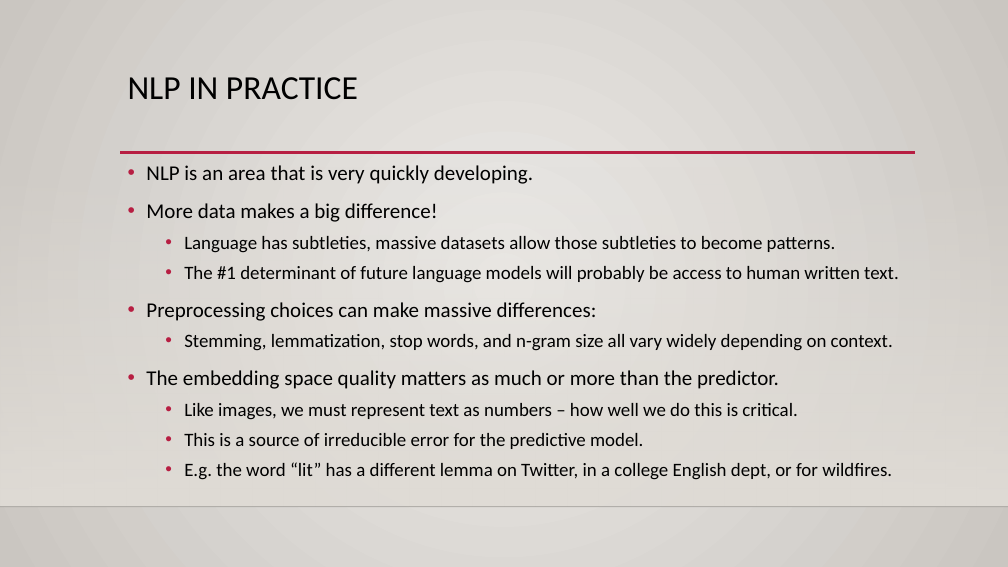
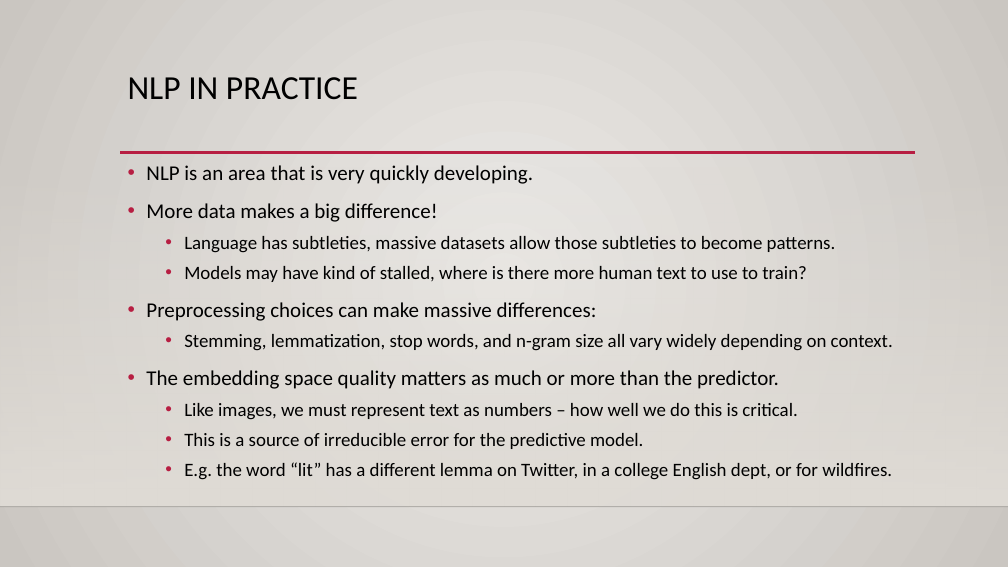
Before and after one commit to AkeemSemperDataScience/Intro_to_Machine_Learning_Students, a slide deck: slide 43 of reference_content/Slides/NLP_2.pptx (slide 35 before the commit). Drawn at 1008x567 pixels with LibreOffice and Linux fonts; fonts in the diff are those of the drawing; background and template pictures are left out. Boxes give left, top, right and bottom in pixels: in the first picture for what was removed or moved away, otherwise in the second. Text is boxed around its words. In the diff, an @@ line names an element or a change of style, - is before the commit and + after.

```diff
--- a/reference_content/Slides/NLP_2.pptx
+++ b/reference_content/Slides/NLP_2.pptx
@@ text at [184,266,807,282]: text changed @@
-  • The #1 determinant of future language models will probably be access to human written text.
+  • Models may have kind of stalled, where is there more human text to use to train?
```
Also in this commit, not shown: 12 other slides changed, 8 slides added, 3 other files.
